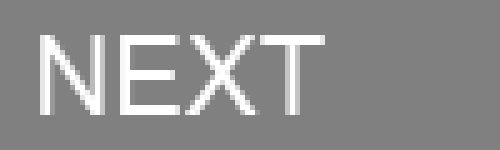
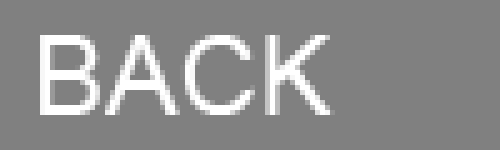
The second 500 x 150 image is a revision of the first. Changes to its layers:
added layer "BACK" above "NEXT" over bbox(40, 35, 335, 115)
hid "NEXT" over bbox(40, 35, 325, 115)
